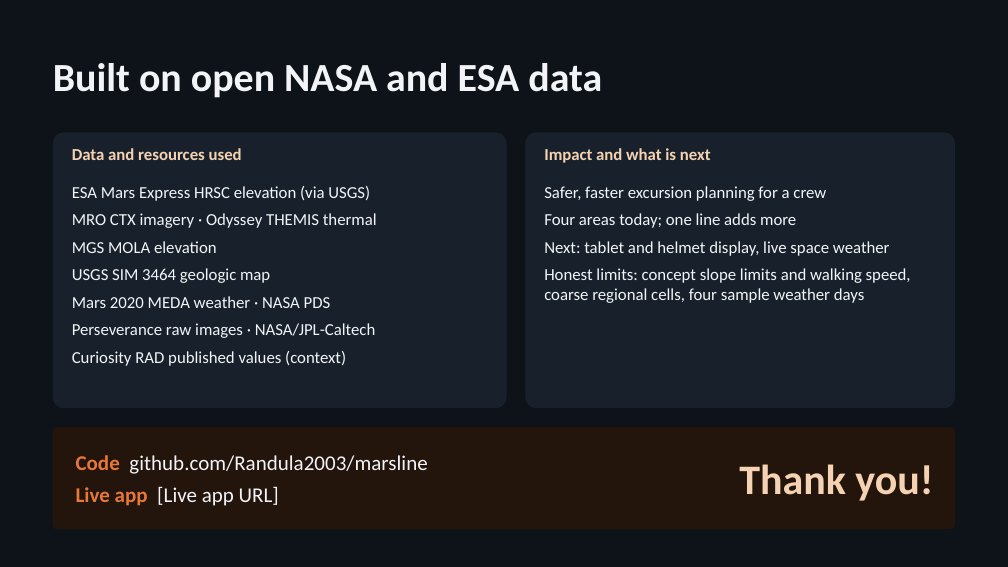
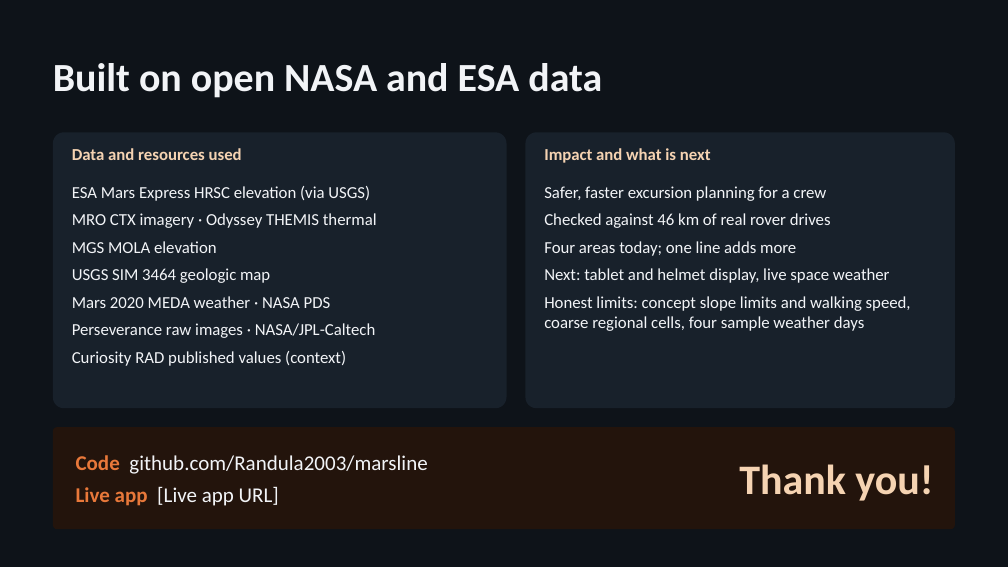
Before and after one commit to Randula2003/marsline, a slide deck: slide 7 of docs/demo/Marsline_SpaceApps_Demo.pptx. Drawn at 1008x567 pixels with LibreOffice and Linux fonts; fonts in the diff are those of the drawing. Boxes give left, top, right and bottom in pixels: in the first picture for what was removed or moved away, otherwise in the second. Text is boxed around its words. In the diff, an @@ line names an element or a change of style, - is before the commit and + after.

```diff
--- a/docs/demo/Marsline_SpaceApps_Demo.pptx
+++ b/docs/demo/Marsline_SpaceApps_Demo.pptx
@@ text at [544,213,831,228]: paragraph added @@
+Checked against 46 km of real rover drives
```
Also in this commit, not shown: 4 other slides changed, 23 other files.
